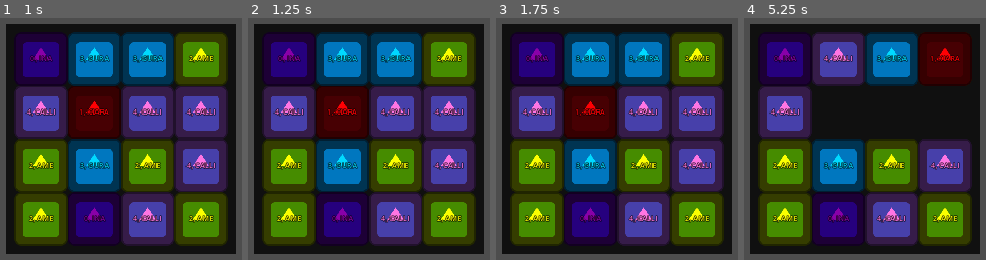
Above: before the commit, frames 1-4 (left to right).
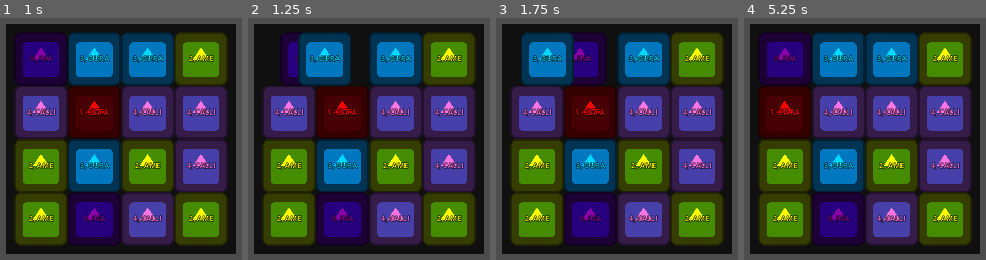
Above: after the commit, the same moments.

Repository: kuma-gee/holo-crush
Game: Godot game, scene res://src/game.tscn
Two runs of this game, one before a commit and one after it. Both use one fixed random seed, a clock stepped at 60 frames per second and the inputs below. The engine's default icon, where the game draws it, is replaced by a stand-in: a white triangle on a blue panel in a dark square.
Inputs (mouse positions are in pixels of both pictures, inside the frame that each line leads up to):
- Up to frame 1 (1 s): tap Enter at 0.5 s; drag from (41, 59) to (200, 39) at 0.52 s
- Up to frame 2 (1.25 s): no input
- Up to frame 3 (1.75 s): drag from (590, 59) to (575, 228) at 1.27 s
- Up to frame 4 (5.25 s): move the mouse to (891, 59) at 2.02 s; tap Alt at 2.1, 5.1 s; click (891, 59) at 2.17 s; tap Space at 2.75 s; drag from (944, 59) to (outside the picture) at 2.77 s; drag from (785, 112) to (906, 139) at 3.52 s; drag from (838, 112) to (744, 27) at 4.27 s; move the mouse to (891, 112) at 5.02 s; click (891, 112) at 5.17 s

Frame 1 is identical in both runs. In frame 2, 6.6% of the frame differs, in the area x 6-50%, y 5-29%; in frame 3, 9.0%; in frame 4, 29%, in the area x 5-95%, y 5-50%.
Error before the commit: Invalid call. Nonexistent function 'move' in base 'Control (Slot)'. (res://src/grid/grid.gd:82)

Commit message:
test collapse and fill

Diff:
--- a/godot/src/grid/data.gd
+++ b/godot/src/grid/data.gd
@@ -21,7 +21,7 @@
 	_data = d
 
 func create_data(pieces: Array):
-	_pieces = pieces
+	_pieces = pieces.duplicate()
 	_create_new_empty()
 	refill_data()
 	created.emit()
@@ -117,32 +117,43 @@
 				has_matched = true
 
 	if has_matched:
-		_collapse_columns()
+		collapse_columns()
 
 	return has_matched
 
-func _collapse_columns():
-	for y in height:
-		for x in width:
+func collapse_columns(check = true, fill = true):
+	for x in width:
+		var y = height-1
+		while y > 0:
 			if get_value(x, y) == null:
-				for yy in range(y-1, -1, -1):
-					if get_value(x, yy) != null:
-						_swap_value(Vector2(x, yy), Vector2(x, y))
-						break
-	_fill_empty()
-	check_matches()
+				var yy = _first_non_null_above(x, y)
+				if yy == null:
+					break;
 
-func _fill_empty():
+				_swap_value(Vector2i(x, y), Vector2i(x, yy))
+				moved.emit(Vector2i(x, y), Vector2i(x, yy))
+				y = yy
+			else:
+				y -= 1
+
+	if fill:
+		fill_empty()
+
+	if check:
+		check_matches()
+
+func _first_non_null_above(x: int, y: int):
+	for yy in range(y-1, -1, -1):
+		if get_value(x, yy) != null:
+			return yy
+	return null
+
+func fill_empty():
 	for x in width:
-		while get_value(x, 0) == null:
-			_fill_random(x, 0)
-			filled.emit(Vector2(x, 0))
-
-			for y in range(1, height):
-				if get_value(x, y) != null:
-					break
-
-				_swap_value(Vector2(x, y-1), Vector2(x, y))
+		for y in range(height-1, -1, -1):
+			if get_value(x, y) == null:
+				_fill_random(x, y)
+				filled.emit(Vector2i(x, y))
 
 func _fill_random(x: int, y: int):
 	var piece = _pieces.pick_random()
--- a/godot/src/grid/grid.gd
+++ b/godot/src/grid/grid.gd
@@ -23,6 +23,14 @@
 # https://www.youtube.com/watch?v=YhykrMFHOV4&list=PL4vbr3u7UKWqwQlvwvgNcgDL1p_3hcNn2
 # https://medium.com/@thrivevolt/making-a-grid-inventory-system-with-godot-727efedb71f7
 
+# Actions
+# [x] Initial Create Pieces
+# [x] Swap
+# [x] Matched
+# [ ] Collapse
+# [ ] Fill
+# [ ] Refill
+
 func _ready():
 	get_tree().get_root().size_changed.connect(_update_slots)
 
@@ -31,6 +39,7 @@
 	data.swapped.connect(_swap)
 	data.invalid_swap.connect(_invalid_swap)
 	data.matched.connect(_matched)
+
 	data.moved.connect(_moved)
 	data.filled.connect(_filled)
 
@@ -79,7 +88,7 @@
 	queue.append(func():
 		var slot = _get_slot(pos)
 		var other = _get_slot(dest)
-		await slot.move(other)
+		await slot.swap(other)
 	)
 
 func _moved(pos: Vector2i, dest: Vector2i):
--- a/godot/tests/DataTest.gd
+++ b/godot/tests/DataTest.gd
@@ -11,7 +11,7 @@
 	var values = []
 	for i in initial_data:
 		for j in i:
-			if not j in values:
+			if not j in values and j != null:
 				values.append(j)
 
 	data.create_data(values)
@@ -55,6 +55,50 @@
 			[0, 1, 0, 2]
 		])
 
+func test_collapse():
+	var data = _create([
+		[1, 1, 1, 0],
+		[0, 1, 2, 0],
+		[null, null, null, 1],
+		[0, 1, 0, 2]
+	])
+
+	data.collapse_columns(false, false)
+
+	assert_eq_deep(data._data, [
+		[null, null, null, 0],
+		[1, 1, 1, 0],
+		[0, 1, 2, 1],
+		[0, 1, 0, 2]
+	])
+
+
+func test_fill_empty():
+	var data = _create([
+		[1, 1, null, 0],
+		[0, 1, null, 0],
+		[0, 0, null, 1],
+		[0, 1, 0, 2]
+	])
+
+	watch_signals(data)
+	data.fill_empty()
+
+	assert_signal_emit_count(data, 'filled', 3)
+	assert_signal_emitted_with_parameters(data, 'filled', [Vector2i(2, 0)], 2)
+	assert_signal_emitted_with_parameters(data, 'filled', [Vector2i(2, 1)], 1)
+	assert_signal_emitted_with_parameters(data, 'filled', [Vector2i(2, 2)], 0)
+
+	assert_eq_deep(data._data, [
+		[1, 1, 1, 0],
+		[0, 1, 2, 0],
+		[0, 0, 2, 1],
+		[0, 1, 0, 2]
+	])
+
+	for x in data._data:
+		print(x)
+
 
 func test_swap_not_match():
 	var data = _create([
@@ -68,7 +112,8 @@
 	data.swap(Vector2(0, 0), Vector2(1, 0))
 
 	assert_signal_emit_count(data, 'swapped', 2)
-	assert_signal_emitted_with_parameters(data, 'swapped', [Vector2i(1, 0), Vector2i(0, 0)])
+	assert_signal_emitted_with_parameters(data, 'swapped', [Vector2i(1, 0), Vector2i(0, 0)], 1)
+	assert_signal_emitted_with_parameters(data, 'swapped', [Vector2i(0, 0), Vector2i(1, 0)], 0)
 	assert_eq_deep(data._data, [
 		[1, 2, 1, 0],
 		[0, 1, 2, 0],
@@ -88,8 +133,17 @@
 	watch_signals(data)
 	data.swap(Vector2(1, 3), Vector2(0, 3))
 
-	assert_signal_emit_count(data, 'swapped', 1)
-	assert_signal_emitted_with_parameters(data, 'swapped', [Vector2i(1, 3), Vector2i(0, 3)])
+	assert_signal_emit_count(data, 'matched', 1)
+	assert_signal_emitted_with_parameters(data, 'matched', [[Vector2i(0, 3), Vector2i(0, 2), Vector2i(0, 1)]])
+
+	assert_signal_emit_count(data, 'moved', 1)
+	assert_signal_emitted_with_parameters(data, 'moved', [Vector2i(0, 3), Vector2i(0, 0)])
+
+	assert_signal_emit_count(data, 'filled', 3)
+	assert_signal_emitted_with_parameters(data, 'filled', [Vector2i(0, 0)], 2)
+	assert_signal_emitted_with_parameters(data, 'filled', [Vector2i(0, 1)], 1)
+	assert_signal_emitted_with_parameters(data, 'filled', [Vector2i(0, 2)], 0)
+
 	assert_eq_deep(data._data, [
 		[1, 2, 1, 0],
 		[0, 1, 2, 0],
@@ -97,23 +151,31 @@
 		[1, 1, 0, 2]
 	])
 
-	for x in data._data:
-		print(x)
-
-
 func test_swap_and_collapse_horizontal():
 	var data = _create([
-		[1, 2, 1, 0],
-		[0, 1, 2, 0],
-		[2, 2, 1, 1],
+		[3, 2, 1, 2],
+		[0, 3, 2, 3],
+		[2, 2, 3, 1],
 		[1, 0, 0, 2]
 	])
 
-	data.swap(Vector2(1, 1), Vector2(1, 0))
+	watch_signals(data)
+	data.swap(Vector2(2, 1), Vector2(2, 2))
 
-	assert_eq_deep(data._data, [
-		[0, 0, 1, 0],
-		[0, 2, 2, 0],
-		[2, 2, 1, 1],
-		[1, 0, 0, 2]
-	])
+	assert_signal_emit_count(data, 'matched', 1)
+	assert_signal_emitted_with_parameters(data, 'matched', [ Vector2i(2, 2), Vector2i(1, 2), Vector2i(0, 2)])
+
+	# assert_signal_emit_count(data, 'filled', 3)
+	# assert_signal_emitted_with_parameters(data, 'filled', [Vector2i(0, 0)], 2)
+	# assert_signal_emitted_with_parameters(data, 'filled', [Vector2i(0, 1)], 1)
+	# assert_signal_emitted_with_parameters(data, 'filled', [Vector2i(0, 2)], 0)
+
+	# assert_eq_deep(data._data, [
+	# 	[0, 0, 0, 2],
+	# 	[3, 2, 1, 3],
+	# 	[0, 3, 3, 1],
+	# 	[1, 0, 0, 2]
+	# ])
+
+	# for x in data._data:
+	# 	print(x)
